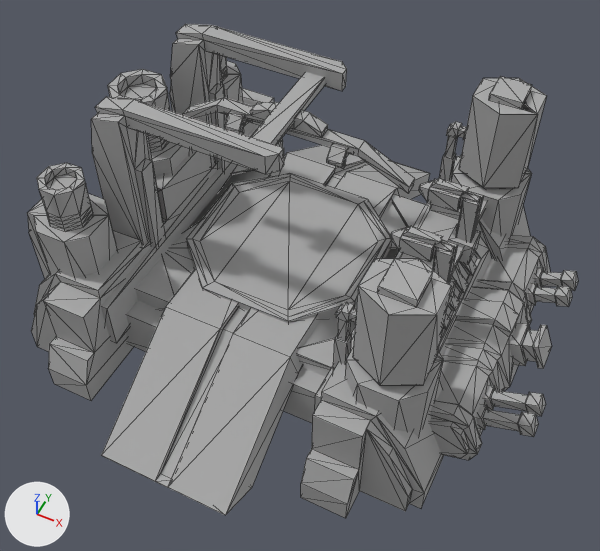
One commit to the FBX model art/original_models/L_vehicle_factory.FBX: the scene before it, then after it.
One viewpoint serves both versions: a 50 mm camera at (17.6, -33.3, 43.0) aimed at (2.1, -2.3, 4.3). Arrows for +X, +Y and +Z are at lower left; the lights stay in place. Mesh edges are drawn as thin lines.

Before the edit, the objects in view are built like this:
```python
me_mesh = bpy.data.meshes.new('Mesh')
me_mesh.from_pydata(...)  # 1335 vertices, 2334 faces; spans x -14.0..18.4, y -16.0..16.8, z -1.9..15.1
me_mesh.materials.append(mat_lambert1)  # grey #aaaaaa
ob_mesh = bpy.data.objects.new('mesh', me_mesh)
ob_mesh.location = (0.0, 0.0, 0.0)
```
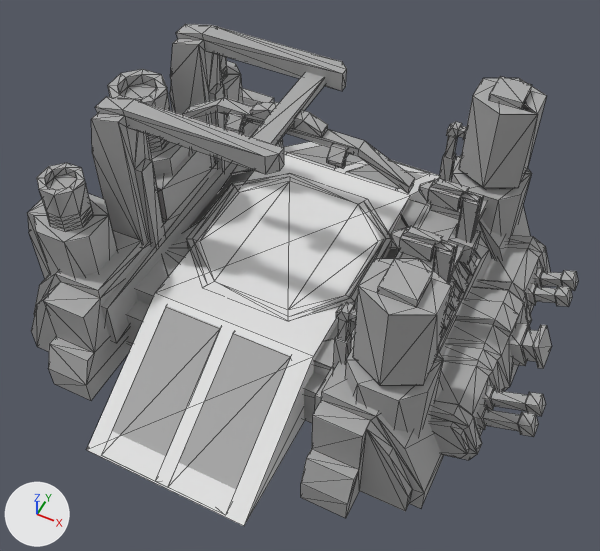
Commit message: Fix nav mesh

Patch to the scene script:
```diff
--- a/art/original_models/L_vehicle_factory.FBX.py
+++ b/art/original_models/L_vehicle_factory.FBX.py
@@ me_mesh_001 @@
+me_mesh_001.from_pydata([(-7.7, -16.1, -1.5), (3.1, -16.1, -1.5), (-7.7, 17.0, -1.6), (3.1, 17.0, -1.6), (-7.7, -7.3, 3.9), (3.1, -7.3, 3.9), (-7.7, 8.0, 3.9), (3.1, 8.0, 3.9)], [], [(0, 2, 3), (3, 1, 0), (4, 5, 7), (7, 6, 4), (0, 1, 5), (5, 4, 0), (1, 3, 7), (7, 5, 1), (3, 2, 6), (6, 7, 3), (2, 0, 4), (4, 6, 2)])
@@ ob_l_vehicle_factory_nav @@
+ob_l_vehicle_factory_nav = bpy.data.objects.new('L_vehicle_factory_nav', me_mesh_001)
+ob_l_vehicle_factory_nav.location = (2.32, 0.06, 0.0)
```

Location of each change, (x1, y1, x2, y2) in pixels of the pictures (600 x 551 px):
'L_vehicle_factory_nav', added: after (87, 141, 440, 526)
